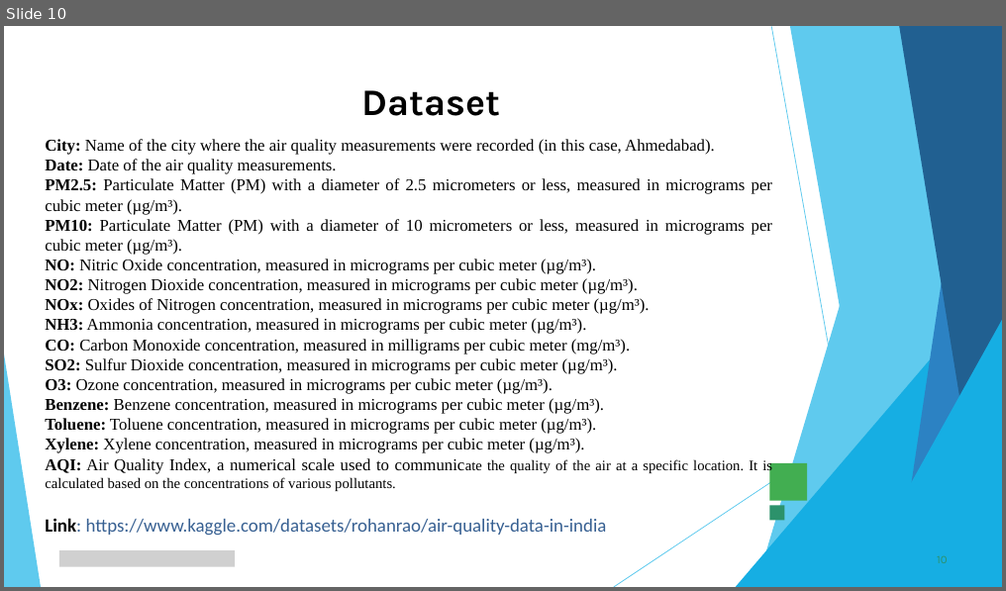
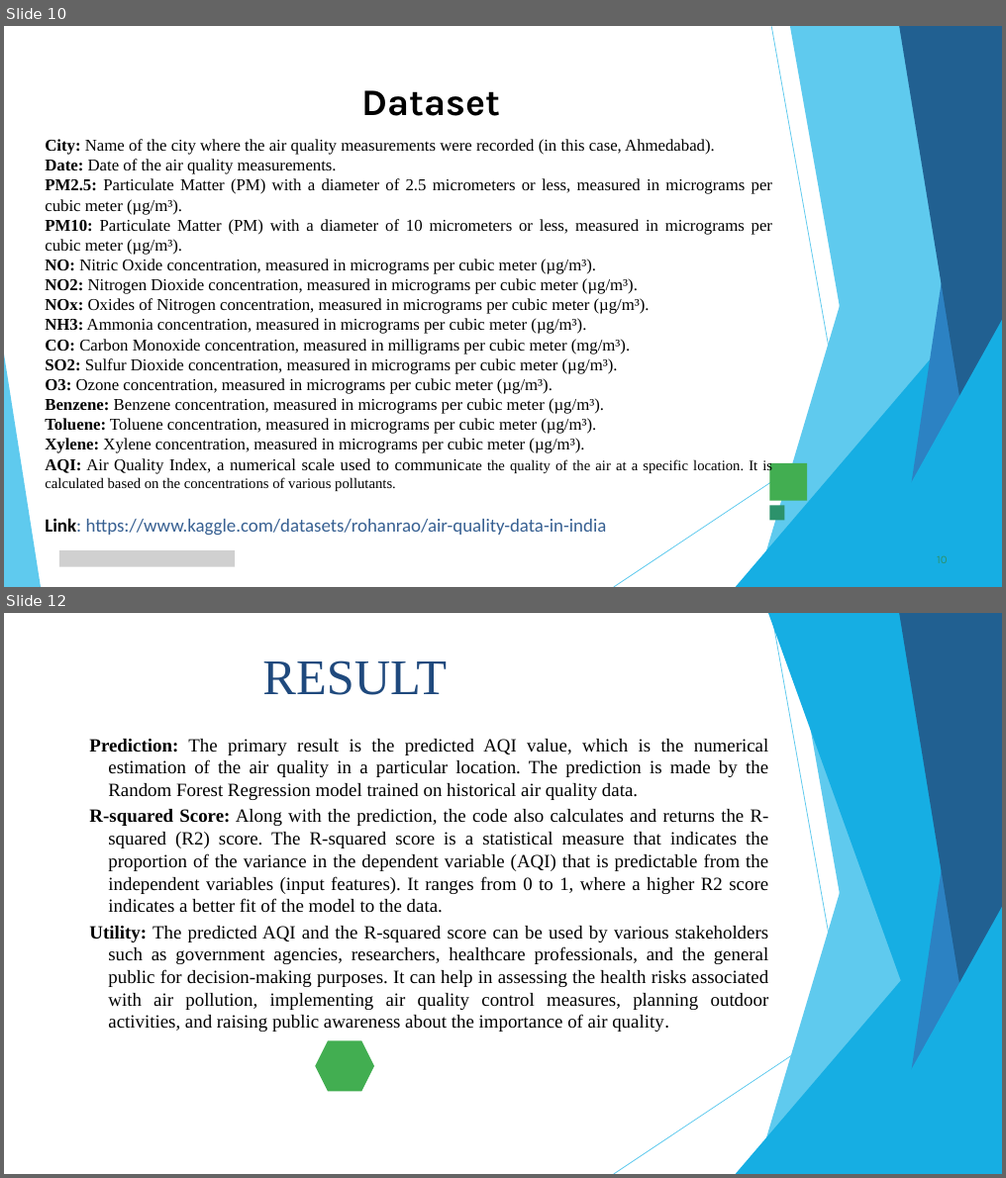
Before and after one commit to Shanmugalaks/TNSDC-GENERATIVE-AI, a slide deck: Template_Presentation_Students.pptx. Shown one above the other, each under a label of ours: slide 10 before the commit, slides 10 and 12 after it; the slides between them are not shown. The pictures are 1006x591 and 1006x1178 pixels, drawn with LibreOffice and Linux fonts; fonts in the diff are those of the drawing; grey boxes stand for pictures. Boxes give left, top, right and bottom in pixels: in the first picture for what was removed or moved away, otherwise in the second. Text is boxed around its words. In the diff, an @@ line names an element or a change of style, - is before the commit and + after.

```diff
--- a/Template_Presentation_Students.pptx
+++ b/Template_Presentation_Students.pptx
@@ slide 12 added at [4, 613, 1002, 1174], background #FFFFFF @@
@@ freeform shape added at [755, 613, 1002, 1174], fill #5FCAEE @@
@@ freeform shape added at [768, 613, 1002, 1174], fill #16AEE3 @@
@@ freeform shape added at [772, 614, 871, 1174], outline #5FCAEE 0.75 pt @@
@@ freeform shape added at [790, 613, 1002, 1174], fill #5FCAEE @@
@@ freeform shape added at [896, 613, 1002, 1174], fill #2C82C3 @@
@@ freeform shape added at [899, 613, 1002, 1174], fill #216091 @@
@@ title added at [262, 661, 447, 695], 48 pt, text #1F497D @@
+RESULT
@@ subtitle added at [89, 739, 769, 1032], 18 pt, text #000000 @@
+Prediction: The primary result is the predicted AQI value, which is the numerical estimation of the air quality in a particular location. The prediction is made by the Random Forest Regression model trained on historical air quality data.
+R-squared Score: Along with the prediction, the code also calculates and returns the R-squared (R2) score. The R-squared score is a statistical measure that indicates the proportion of the variance in the dependent variable (AQI) that is predictable from the independent variables (input features). It ranges from 0 to 1, where a higher R2 score indicates a better fit of the model to the data.
+Utility: The predicted AQI and the R-squared score can be used by various stakeholders such as government agencies, researchers, healthcare professionals, and the general public for decision-making purposes. It can help in assessing the health risks associated with air pollution, implementing air quality control measures, planning outdoor activities, and raising public awareness about the importance of air quality.
@@ freeform shape added at [736, 862, 1002, 1174], fill #16AEE3 @@
@@ freeform shape added at [853, 907, 1002, 1174], fill #16AEE3 @@
@@ freeform shape added at [614, 916, 1002, 1174], outline #5FCAEE 0.75 pt @@
@@ freeform shape added at [316, 1042, 374, 1092], fill #42AE51 @@
```
Also in this commit, not shown: 1 slide changed.
